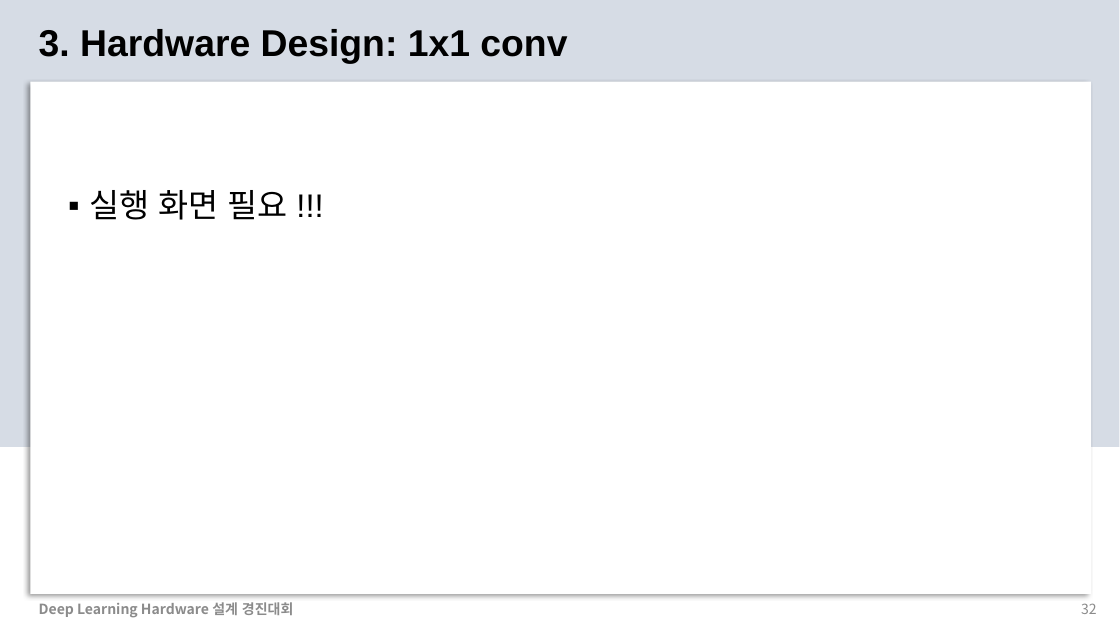
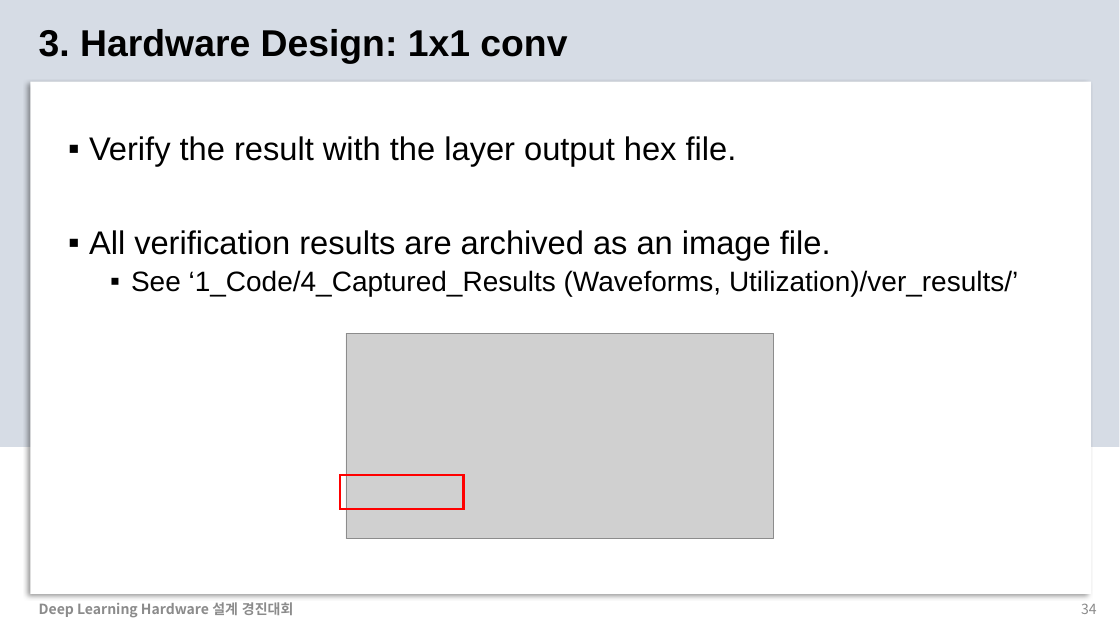
Before and after one commit to chaangwoo/AIX2024_ChipChamps, a slide deck: slide 34 of 2_Presentation/AIX2024_ChipChamps.pptx (slide 32 before the commit). Drawn at 1120x630 pixels with LibreOffice and Linux fonts; fonts in the diff are those of the drawing; grey boxes stand for pictures. Boxes give left, top, right and bottom in pixels: in the first picture for what was removed or moved away, otherwise in the second. Text is boxed around its words. In the diff, an @@ line names an element or a change of style, - is before the commit and + after.

```diff
--- a/2_Presentation/AIX2024_ChipChamps.pptx
+++ b/2_Presentation/AIX2024_ChipChamps.pptx
@@ text added at [89, 136, 1018, 296], 28 pt, text #000000 @@
+▪ Verify the result with the layer output hex file.
+▪ All verification results are archived as an image file.
+  ▪ See ‘1_Code/4_Captured_Results (Waveforms, Utilization)/ver_results/’
@@ text removed at [89, 190, 287, 220] @@
-▪ 실행 화면 필요 !!!
@@ picture added at [346, 334, 774, 539] @@
@@ rectangle added at [340, 476, 464, 510], outline #FF0000 2.25 pt @@
@@ page number at [1081, 603, 1097, 614]: text changed @@
-32
+34
```
Also in this commit, not shown: 14 other slides changed, 3 slides added.
